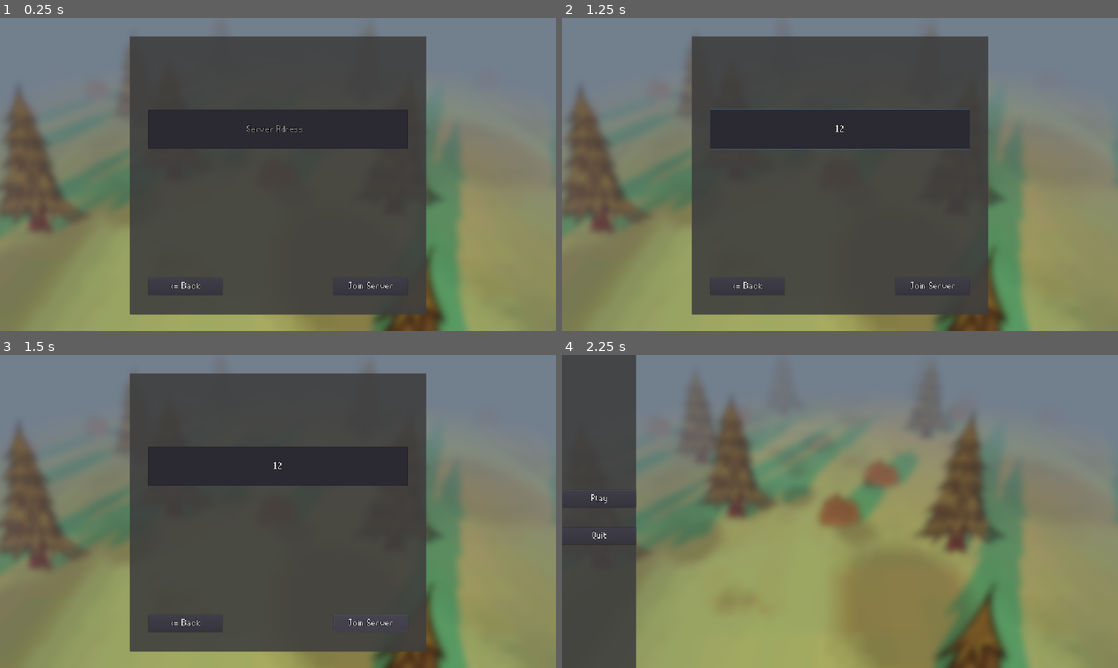
Above: before the commit, frames 1-4 (two rows, left to right).
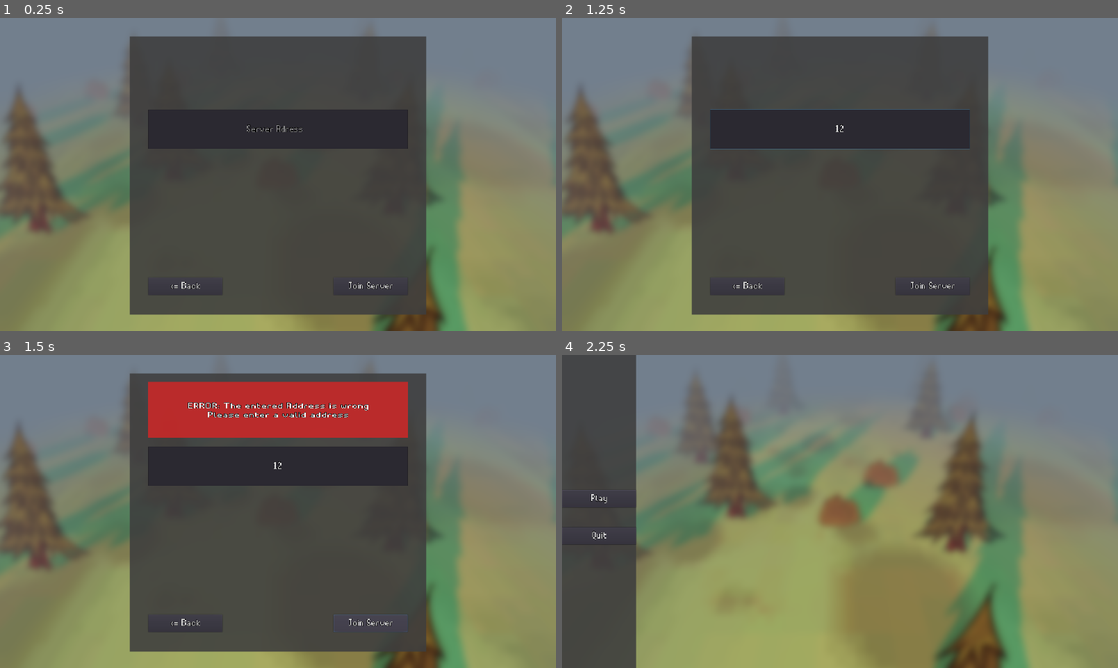
Above: after the commit, the same moments.

Repository: YoAMIOT/DeforestationPunk
Game: Godot game, scene res://scenes/UI/MainMenu.tscn
Two runs of this game, one before a commit and one after it. Both use one fixed random seed, a clock stepped at 60 frames per second and the inputs below.
Inputs (mouse positions are in pixels of both pictures, inside the frame that each line leads up to):
- Up to frame 1 (0.25 s): no input
- Up to frame 2 (1.25 s): click (840, 130) at 0.52 s; type "12" at 0.6 s
- Up to frame 3 (1.5 s): click "Join Server" at 1.25 s
- Up to frame 4 (2.25 s): click "<= Back" at 2 s

Frames 1-2 are identical in both runs. In frame 3, 8.3% of the frame differs, in the area x 26-74%, y 8-27%; in frame 4, nothing differs.

Commit message:
up Valid regex and error message

Diff:
--- a/DeforestationPunk/scenes/UI/MainMenu.tscn
+++ b/DeforestationPunk/scenes/UI/MainMenu.tscn
@@ -64,6 +64,7 @@
 polygon = PoolVector2Array( 3600, 64, 720.001, 64, 720.001, 1024, 3600, 1024 )
 
 [node name="Error" type="Control" parent="ServerMenu"]
+visible = false
 margin_right = 40.0
 margin_bottom = 40.0
 __meta__ = {
@@ -71,7 +72,6 @@
 }
 
 [node name="ErrorBackground" type="Polygon2D" parent="ServerMenu/Error"]
-visible = false
 position = Vector2( 288, 80 )
 scale = Vector2( 0.311111, 0.201111 )
 color = Color( 0.796078, 0.156863, 0.156863, 0.878431 )
@@ -87,6 +87,22 @@
 custom_fonts/font = ExtResource( 2 )
 text = "ERROR: The Server Adress is empty,
 please enter an Adress to access a game server"
+align = 1
+valign = 1
+__meta__ = {
+"_edit_use_anchors_": false
+}
+
+[node name="InvalidAddress" type="Label" parent="ServerMenu/Error/ErrorBackground"]
+visible = false
+margin_left = 822.858
+margin_top = 159.116
+margin_right = 1491.86
+margin_bottom = 358.116
+rect_scale = Vector2( 4, 4 )
+custom_fonts/font = ExtResource( 2 )
+text = "ERROR: The entered Address is wrong
+Please enter a valid address"
 align = 1
 valign = 1
 __meta__ = {
--- a/DeforestationPunk/scripts/MainMenu.gd
+++ b/DeforestationPunk/scripts/MainMenu.gd
@@ -6,7 +6,10 @@
 
 ###Ready Function###
 func _ready():
-	regex.compile("^(25[0–5]|2[0–4][0–9]|[01]?[0–9][0–9]?).(25[0–5]|2[0–4][0–9]|[01]?[0–9][0–9]?).(25[0–5]|2[0–4][0–9]|[01]?[0–9][0–9]?).(25[0–5]|2[0–4][0–9]|[01]?[0–9][0–9]?)$");
+	regex.compile("\\b(25[0-5]|2[0-4][0-9]|[01]?[0-9][0-9]?)\\.(25[0-5]|2[0-4][0-9]|[01]?[0-9][0-9]?)\\.(25[0-5]|2[0-4][0-9]|[01]?[0-9][0-9]?)\\.(25[0-5]|2[0-4][0-9]|[01]?[0-9][0-9]?)\\b");
+	#The RegEx is: \b(25[0-5]|2[0-4][0-9]|[01]?[0-9][0-9]?)\.(25[0-5]|2[0-4][0-9]|[01]?[0-9][0-9]?)\.(25[0-5]|2[0-4][0-9]|[01]?[0-9][0-9]?)\.(25[0-5]|2[0-4][0-9]|[01]?[0-9][0-9]?)\b
+
+
 
 ###Play###
 func _on_Play_pressed():
@@ -26,11 +29,18 @@
 func _on_JoinServer_pressed():
 	get_node("ServerMenu/Error").visible = false;
 	get_node("ServerMenu/Error/ErrorBackground/AdressEmpty").visible = false;
+	get_node("ServerMenu/Error/ErrorBackground/InvalidAddress").visible = false;
+
 	if get_node("ServerMenu/IpAddress").text.empty() == false:
-		Server.ip = get_node("ServerMenu/IpAddress").text;
-		Server.connectToServer();
+		var result = regex.search(get_node("ServerMenu/IpAddress").text);
+		if result:
+			Server.ip = get_node("ServerMenu/IpAddress").text;
+			Server.connectToServer();
 #		if get_tree().change_scene("res://scenes/Map.tscn") != OK:
 #			print ("An unexpected error occured when trying to switch to the Map scene")
+		else:
+			get_node("ServerMenu/Error").visible = true;
+			get_node("ServerMenu/Error/ErrorBackground/InvalidAddress").visible = true;
 	elif get_node("ServerMenu/IpAddress").text.empty() == true:
 		get_node("ServerMenu/Error").visible = true;
 		get_node("ServerMenu/Error/ErrorBackground/AdressEmpty").visible = true;
